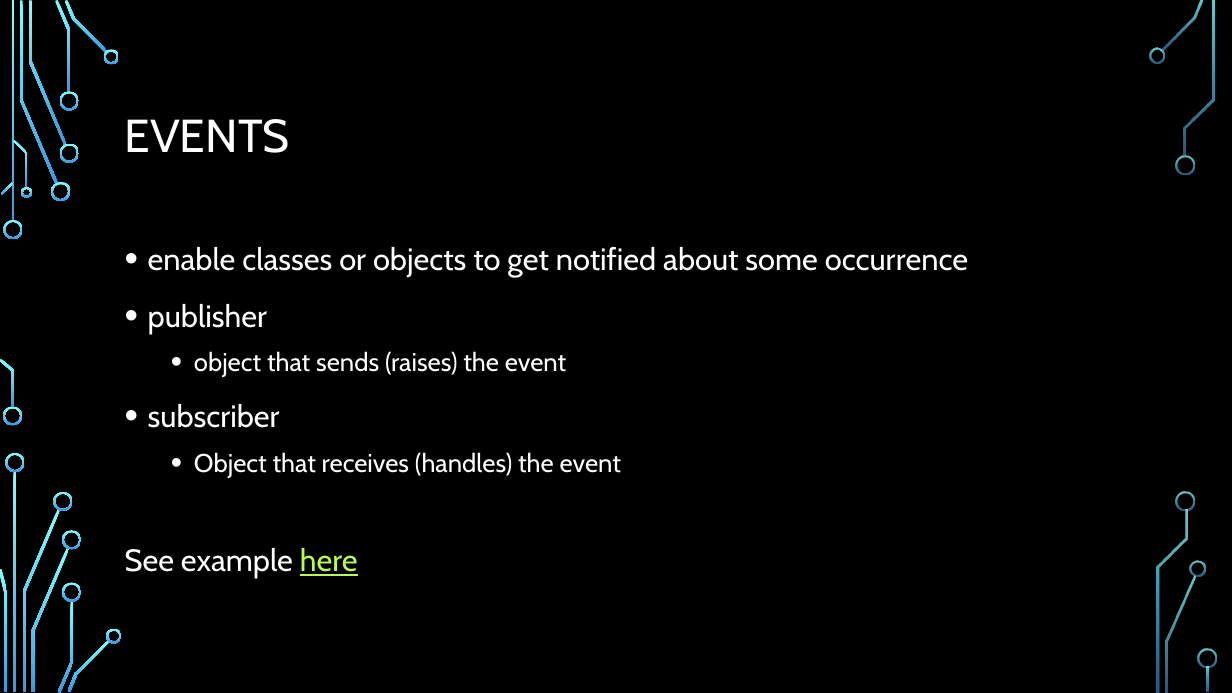
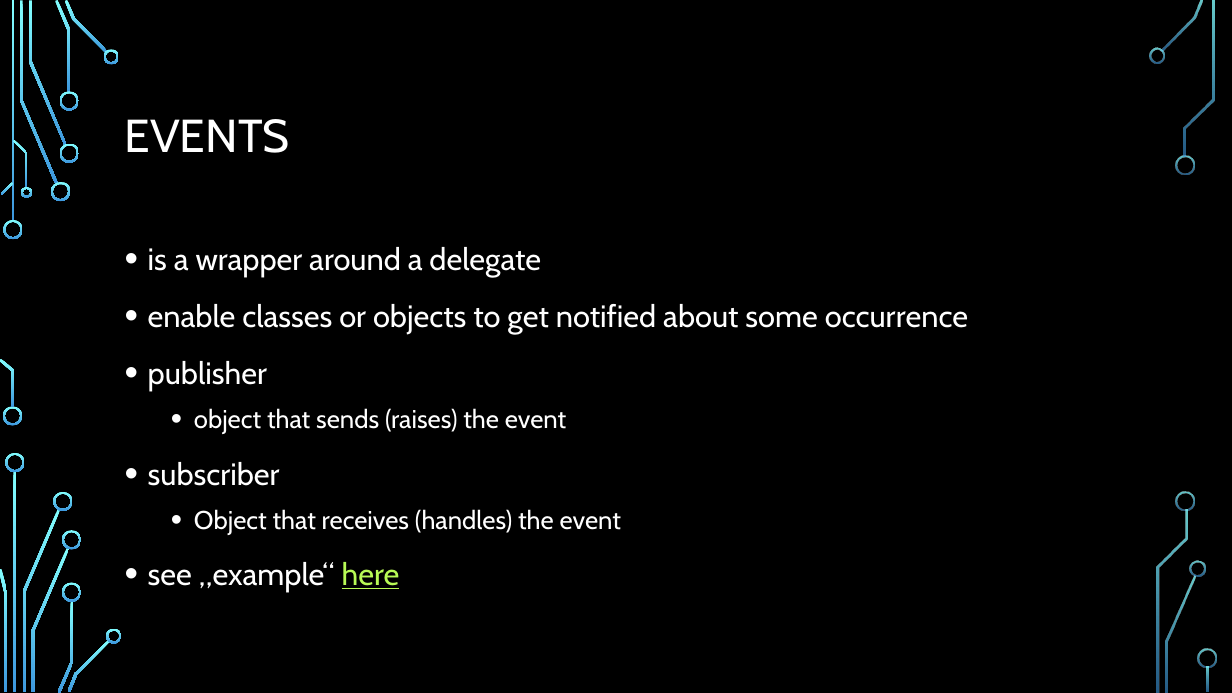
Before and after one commit to fpindej/csharp-delegates-example, a slide deck: slide 7 of presentation.pptx. Drawn at 1232x693 pixels with LibreOffice and Linux fonts; fonts in the diff are those of the drawing; background and template pictures are left out. Boxes give left, top, right and bottom in pixels: in the first picture for what was removed or moved away, otherwise in the second. Text is boxed around its words. In the diff, an @@ line names an element or a change of style, - is before the commit and + after.

```diff
--- a/presentation.pptx
+++ b/presentation.pptx
@@ text at bbox=[148, 247, 541, 276]: paragraph added @@
+• is a wrapper around a delegate
@@ text at bbox=[148, 562, 400, 592]: text changed @@
-See example here
+• see „example“ here
```
Also in this commit, not shown: 6 other slides changed, 1 slide added, 1 slide removed, 1 other file.
